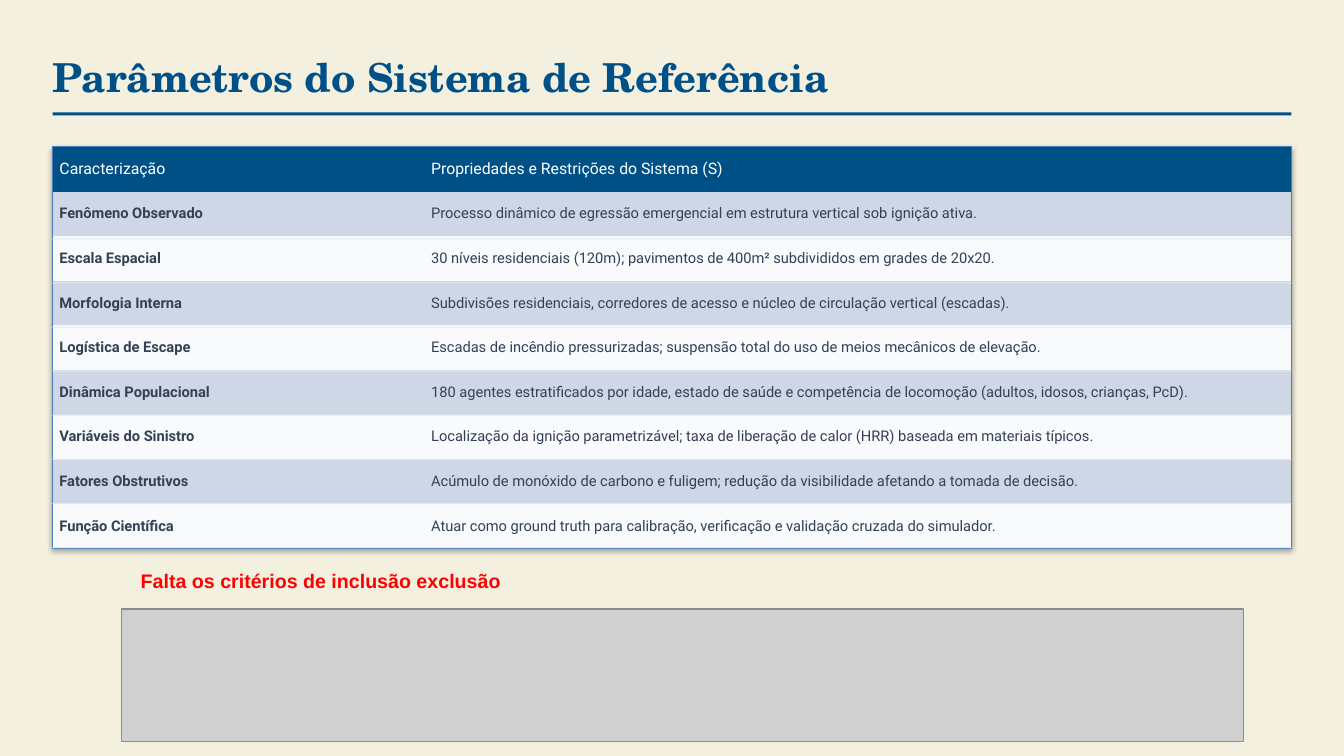
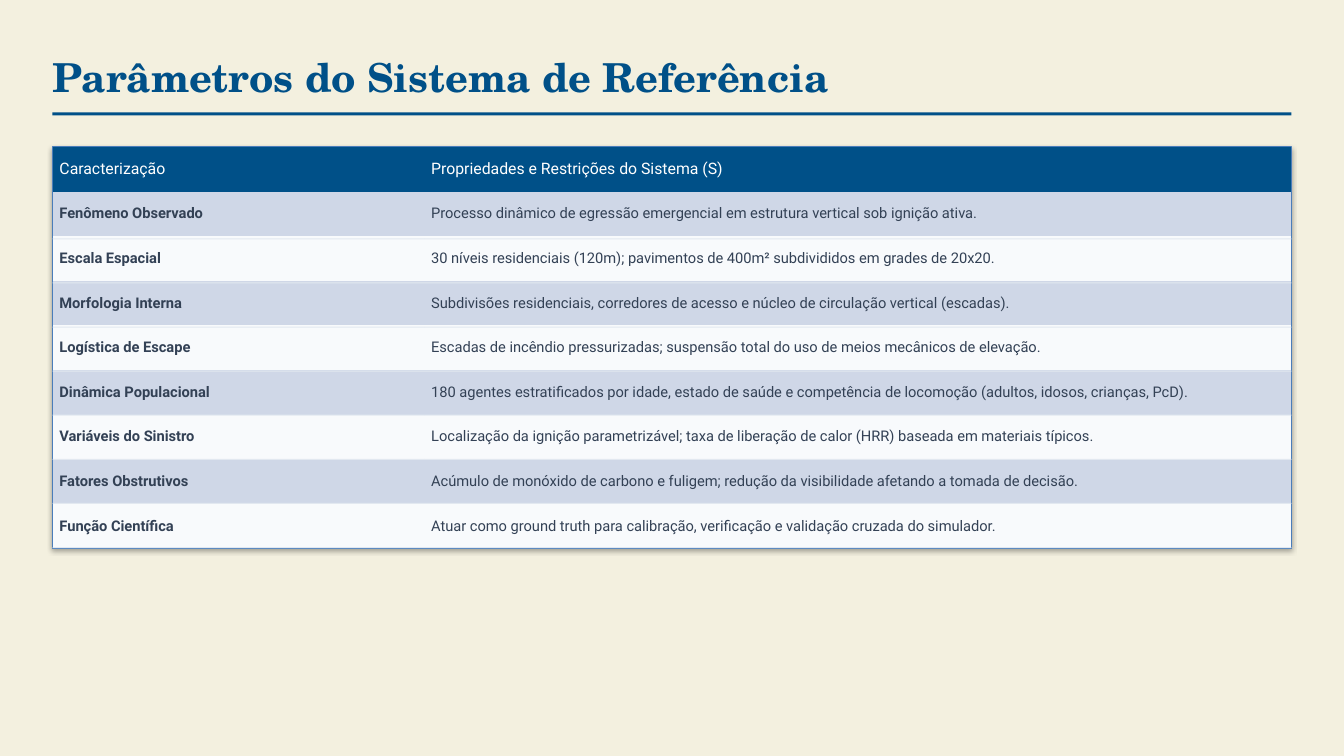
Before and after one commit to mattedi/Simulacao-2026, a slide deck: slide 5 of GustavoHProbst_FelipeBehling/Template_Seminario_Grupo_Gustavo_Revisado_1.pptx. Drawn at 1344x756 pixels with LibreOffice and Linux fonts; fonts in the diff are those of the drawing; grey boxes stand for pictures; background and template pictures are left out. Boxes give left, top, right and bottom in pixels: in the first picture for what was removed or moved away, otherwise in the second. Text is boxed around its words. In the diff, an @@ line names an element or a change of style, - is before the commit and + after.

```diff
--- a/GustavoHProbst_FelipeBehling/Template_Seminario_Grupo_Gustavo_Revisado_1.pptx
+++ b/GustavoHProbst_FelipeBehling/Template_Seminario_Grupo_Gustavo_Revisado_1.pptx
@@ text removed at [141, 573, 500, 589] @@
-Falta os critérios de inclusão exclusão
@@ picture removed at [122, 609, 1244, 742] @@
```
Also in this commit, not shown: 10 other slides changed, 2 slides added.
